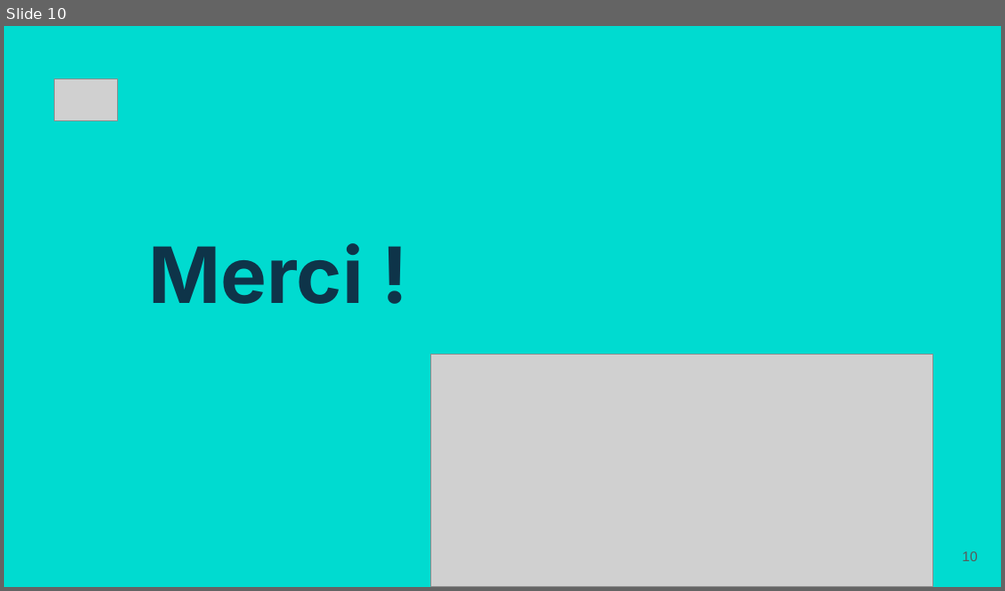
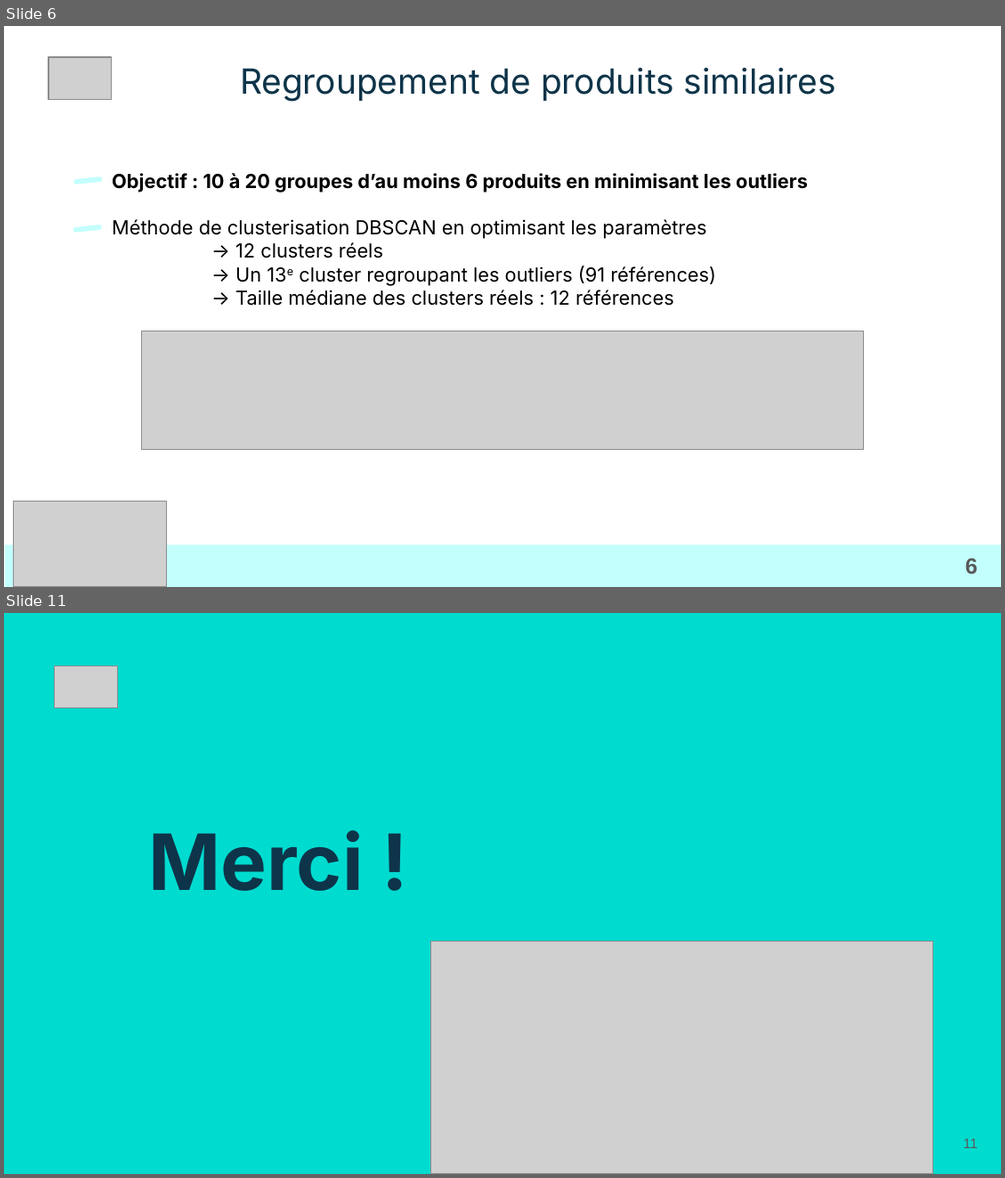
Before and after one commit to LoicV17/LoicValentini_Jedha_Certifications, a slide deck: CDSD_Concepteur_Developpeur_Sciences_Donnees/Presentations/ppt_versions/Bloc3_CDSD_Loic_Valentini.pptx. Shown one above the other, each under a label of ours: slide 10 before the commit, slides 6 and 11 after it; the slides between them are not shown. The pictures are 1005x591 and 1005x1178 pixels, drawn with LibreOffice and Linux fonts; fonts in the diff are those of the drawing; grey boxes stand for pictures; background and template pictures are left out. Boxes give left, top, right and bottom in pixels: in the first picture for what was removed or moved away, otherwise in the second. Text is boxed around its words. In the diff, an @@ line names an element or a change of style, - is before the commit and + after.

```diff
--- a/CDSD_Concepteur_Developpeur_Sciences_Donnees/Presentations/ppt_versions/Bloc3_CDSD_Loic_Valentini.pptx
+++ b/CDSD_Concepteur_Developpeur_Sciences_Donnees/Presentations/ppt_versions/Bloc3_CDSD_Loic_Valentini.pptx
@@ slide 6 added at (4, 26, 1001, 587), background picture (left out) @@
@@ picture added at (48, 57, 112, 99) @@
@@ title added at (240, 67, 836, 102), 25 pt, text #0E3449 @@
+Regroupement de produits similaires
@@ rounded rectangle added at (73, 176, 103, 184), fill #C3FFFC @@
@@ text added at (112, 173, 808, 305), 14 pt, text #000000 @@
+Objectif : 10 à 20 groupes d’au moins 6 produits en minimisant les outliers
+Méthode de clusterisation DBSCAN en optimisant les paramètres
+-> 12 clusters réels
+-> Un 13e cluster regroupant les outliers (91 références)
+-> Taille médiane des clusters réels : 12 références
@@ rounded rectangle added at (73, 224, 102, 232), fill #C3FFFC @@
@@ picture added at (142, 331, 863, 450) @@
@@ picture added at (13, 500, 167, 586) @@
@@ rectangle added at (5, 544, 1001, 586), fill #C3FFFC @@
@@ page number added at (965, 557, 978, 573), 16 pt, text #595959, bold @@
+6
@@ what was slide 10 is now slide 11 @@
@@ page number at (963, 1138, 978, 1148): text changed @@
-10
+11
```
Also in this commit, not shown: 2 slides changed, 7 other slides added, 7 slides removed, 2 other files.
